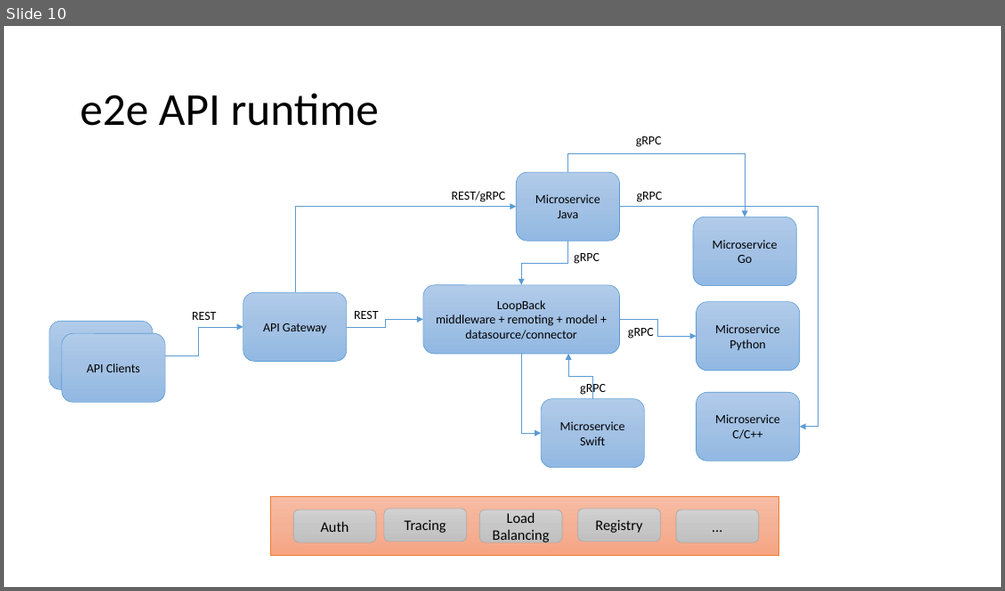
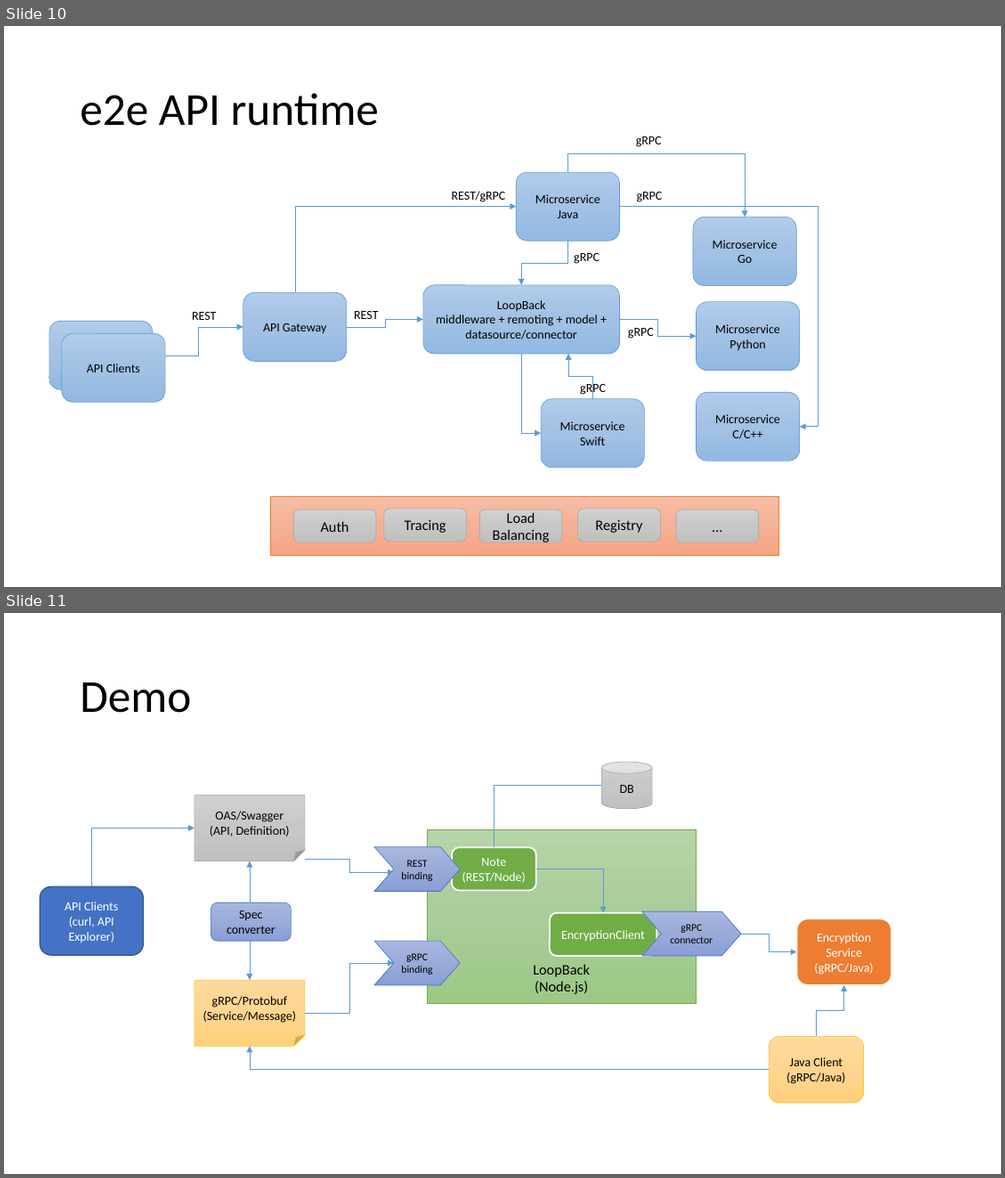
Before and after one commit to strongloop/loopback-example-polyglot, a slide deck: Polyglot Microservices.pptx. Shown one above the other, each under a label of ours: slide 10 before the commit, slides 10 and 11 after it. The pictures are 1005x591 and 1005x1178 pixels, drawn with LibreOffice and Linux fonts; fonts in the diff are those of the drawing. Boxes give left, top, right and bottom in pixels: in the first picture for what was removed or moved away, otherwise in the second. Text is boxed around its words. In the diff, an @@ line names an element or a change of style, - is before the commit and + after.

Commit message:
Update slides

```diff
--- a/Polyglot Microservices.pptx
+++ b/Polyglot Microservices.pptx
@@ slide 11 added at bbox=[4, 613, 1001, 1174], background #FFFFFF @@
@@ title added at bbox=[80, 682, 191, 713], 44 pt, text #000000 @@
+Demo
@@ cylinder added at bbox=[601, 762, 652, 809], fill gradient #D2D2D2 to #C8C8C8 to #C0C0C0, outline #A5A5A5 0.5 pt, 12 pt, text #000000 @@
+DB
@@ folded corner added at bbox=[194, 795, 306, 860], fill gradient #D2D2D2 to #C8C8C8 to #C0C0C0, outline #A5A5A5 0.5 pt, 12 pt, text #000000 @@
+OAS/Swagger
+(API, Definition)
@@ elbow line added from (601, 785) to (494, 847), #5B9BD5 0.5 pt @@
@@ elbow arrow added from (91, 887) to (194, 828), #5B9BD5 0.5 pt @@
@@ chevron added at bbox=[374, 847, 460, 892], fill gradient #A8B7DF to #9AABD9 to #889ED7, outline #4472C4 0.5 pt, 10 pt, text #000000 @@
+REST
+binding
@@ rectangle added at bbox=[428, 830, 696, 1003], fill gradient #B5D5A7 to #AACE9A to #9CC987, outline #70AD47 0.5 pt, 14 pt, text #000000 @@
+LoopBack
+(Node.js)
@@ rounded rectangle added at bbox=[452, 847, 536, 891], fill #70AD47, outline #FFFFFF 1.5 pt, 12 pt, text #FFFFFF @@
+Note
+(REST/Node)
@@ double arrow added from (250, 861) to (250, 981), #5B9BD5 0.5 pt @@
@@ elbow arrow added from (305, 859) to (394, 873), #5B9BD5 0.5 pt @@
@@ elbow arrow added from (536, 868) to (603, 913), #5B9BD5 0.5 pt @@
@@ rounded rectangle added at bbox=[40, 887, 143, 956], fill #4472C4, outline #325491 1 pt, 12 pt, text #FFFFFF @@
+API Clients
+(curl, API Explorer)
@@ rounded rectangle added at bbox=[211, 902, 291, 941], fill gradient #A8B7DF to #9AABD9 to #889ED7, outline #4472C4 0.5 pt, 12 pt, text #000000 @@
+Spec converter
@@ rounded rectangle added at bbox=[550, 913, 657, 957], fill #70AD47, outline #FFFFFF 1.5 pt, 12 pt, text #FFFFFF @@
+EncryptionClient
@@ chevron added at bbox=[642, 911, 741, 956], fill gradient #A8B7DF to #9AABD9 to #889ED7, outline #4472C4 0.5 pt, 10 pt, text #000000 @@
+gRPC connector
@@ rounded rectangle added at bbox=[797, 919, 891, 985], fill #ED7D31, outline #FFFFFF 1.5 pt, 12 pt, text #FFFFFF @@
+Encryption
+Service
+(gRPC/Java)
@@ chevron added at bbox=[374, 941, 460, 985], fill gradient #A8B7DF to #9AABD9 to #889ED7, outline #4472C4 0.5 pt, 10 pt, text #000000 @@
+gRPC
+binding
@@ elbow arrow added from (741, 933) to (797, 952), #5B9BD5 0.5 pt @@
@@ folded corner added at bbox=[194, 981, 306, 1046], fill gradient #FFDB9E to #FFD590 to #FFD07C, outline #FFC000 0.5 pt, 12 pt, text #000000 @@
+gRPC/Protobuf
+(Service/Message)
@@ elbow arrow added from (305, 1013) to (394, 963), #5B9BD5 0.5 pt @@
@@ elbow arrow added from (816, 1037) to (844, 985), #5B9BD5 0.5 pt @@
@@ rounded rectangle added at bbox=[769, 1037, 864, 1103], fill gradient #FFDB9E to #FFD590 to #FFD07C, outline #FFC000 0.5 pt, 12 pt, text #000000 @@
+Java Client
+(gRPC/Java)
@@ elbow arrow added from (769, 1070) to (250, 1046), #5B9BD5 0.5 pt @@
```
Also in this commit, not shown: 1 other file.
